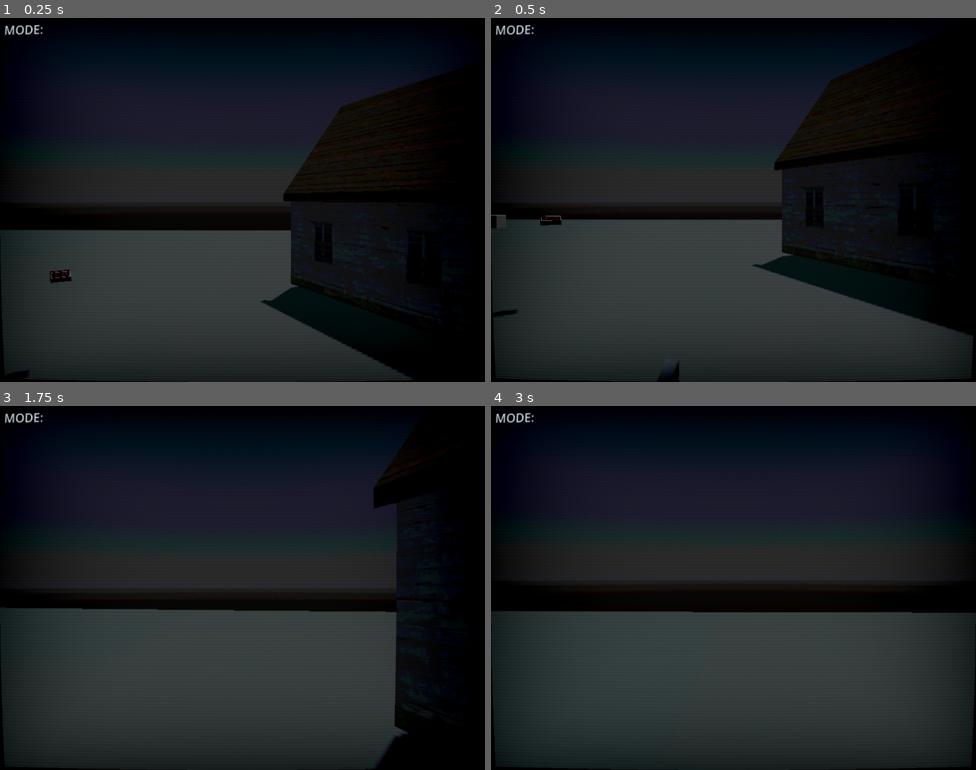
Above: before the commit, frames 1-4 (two rows, left to right).
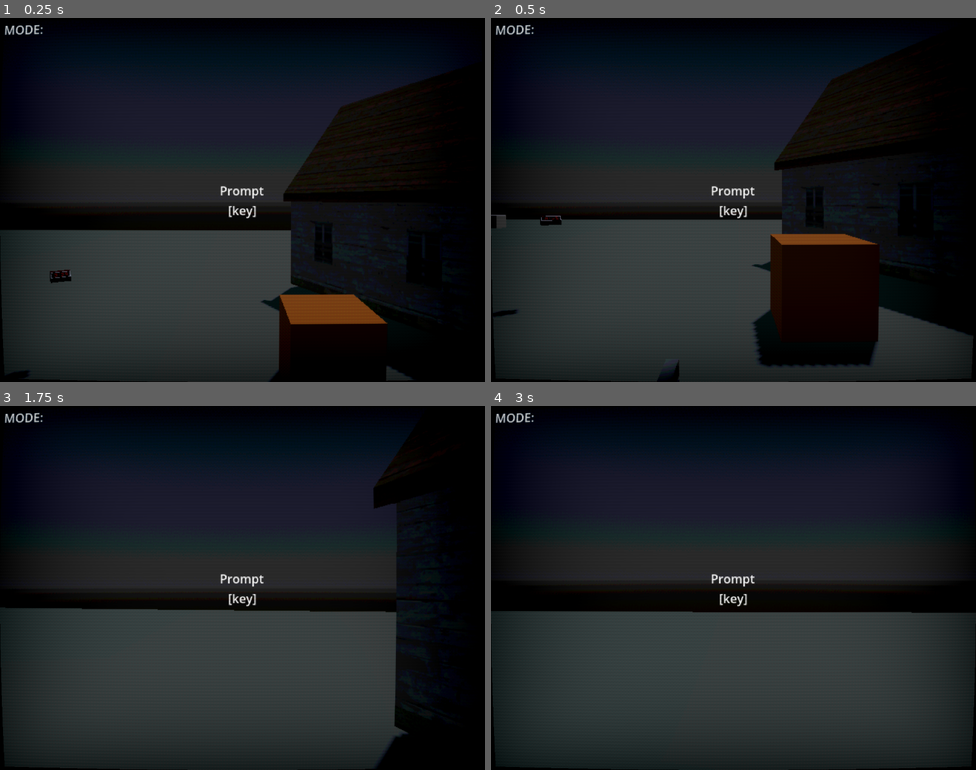
Above: after the commit, the same moments.

Repository: chrisguayara/horror_online
Game: Godot game, scene res://scenes/main.tscn
Two runs of this game, one before a commit and one after it. Both use one fixed random seed, a clock stepped at 60 frames per second and the inputs below.
Inputs (mouse positions are in pixels of both pictures, inside the frame that each line leads up to):
- Up to frame 1 (0.25 s): no input
- Up to frame 2 (0.5 s): no input
- Up to frame 3 (1.75 s): move the mouse to (266, 588) at 0.52 s; hold W (up) from 0.53 s (still down); tap E (interact) at 0.6 s; tap Space (jump) at 0.77, 1.52 s; right-click (266, 588) at 0.8 s; move the mouse to (218, 588) at 1.27 s; right-click (218, 588) at 1.35 s; click (218, 588) at 1.55 s
- Up to frame 4 (3 s): keep holding W (up); move the mouse to (743, 580) at 2.02 s; click (743, 580) at 2.1 s; tap E (interact) at 2.3, 2.85 s; move the mouse to (728, 595) at 2.77 s

The runs differ from the first frame. In frame 1, 4.3% of the frame differs, in the area x 45-80%, y 46-100%; in frame 2, 6.2%, in the area x 45-81%, y 46-96%; in frame 3, 0.2%; in frame 4, 0.2%.

Commit message:
interactdifferences

Diff:
--- a/project.godot
+++ b/project.godot
@@ -95,6 +95,7 @@
 3d_physics/layer_1="player"
 3d_physics/layer_2="ground"
 3d_physics/layer_3="interactables"
+3d_physics/layer_4="enemy"
 
 [rendering]
 
--- /dev/null
+++ b/scenes/inWorld/animals/bunny.tscn
@@ -0,0 +1,28 @@
+[gd_scene load_steps=6 format=3 uid="uid://bj4k8ck2wshw3"]
+
+[ext_resource type="Script" uid="uid://c5u7ojxko1q7y" path="res://scripts/enemies/animal.gd" id="1_m7ck4"]
+[ext_resource type="Script" uid="uid://d8y7vmxfvj7x" path="res://scripts/enemies/shootable.gd" id="2_ifp3e"]
+
+[sub_resource type="BoxMesh" id="BoxMesh_4yh5g"]
+
+[sub_resource type="StandardMaterial3D" id="StandardMaterial3D_dgst0"]
+albedo_color = Color(0.908695, 0.60458, 0.351783, 1)
+
+[sub_resource type="BoxShape3D" id="BoxShape3D_hdxuh"]
+
+[node name="bunny" type="CharacterBody3D"]
+collision_layer = 8
+script = ExtResource("1_m7ck4")
+
+[node name="graphics" type="Node3D" parent="."]
+
+[node name="CSGMesh3D" type="CSGMesh3D" parent="graphics"]
+mesh = SubResource("BoxMesh_4yh5g")
+material = SubResource("StandardMaterial3D_dgst0")
+
+[node name="CollisionShape3D" type="CollisionShape3D" parent="."]
+shape = SubResource("BoxShape3D_hdxuh")
+debug_color = Color(0.272222, 0.150767, 0.520937, 0.42)
+
+[node name="shootable" type="Node3D" parent="."]
+script = ExtResource("2_ifp3e")
--- a/scenes/inWorld/hunting_rifle_inhand.tscn
+++ b/scenes/inWorld/hunting_rifle_inhand.tscn
@@ -32,7 +32,7 @@
 flashModel = ExtResource("3_laq4c")
 
 [node name="Muzzle" type="Marker3D" parent="MuzzleNode"]
-transform = Transform3D(-4.37114e-08, 0, 1, 0, 1, 0, -1, 0, -4.37114e-08, 1.3, 0.182563, -0.0418101)
+transform = Transform3D(1, 0, 1.06581e-14, 0, 1, 0, -1.06581e-14, 0, 1, 0, 0, -1.742)
 
 [node name="Timer" type="Timer" parent="MuzzleNode"]
 wait_time = 0.2
--- a/scenes/main.tscn
+++ b/scenes/main.tscn
@@ -10,6 +10,7 @@
 [ext_resource type="AudioStream" uid="uid://c72ym56mc7plj" path="res://assets/sound/soundfx/pickup.mp3" id="9_eb6dy"]
 [ext_resource type="AudioStream" uid="uid://b3a350oki6al1" path="res://assets/sound/soundfx/playtest.mp3" id="9_ya4ey"]
 [ext_resource type="AudioStream" uid="uid://bqobru71kjwc4" path="res://assets/sound/soundfx/objSounds/shotgun/shotgun_dryfire.wav" id="14_gqmmt"]
+[ext_resource type="PackedScene" uid="uid://bj4k8ck2wshw3" path="res://scenes/inWorld/animals/bunny.tscn" id="16_gqmmt"]
 [ext_resource type="PackedScene" uid="uid://bn5eogv0c0lq8" path="res://assets/models/pickups/huntingRifle.tscn" id="16_muem4"]
 [ext_resource type="Script" uid="uid://dqgomm8ubl6xi" path="res://scripts/UI/uimanager.gd" id="17_0ld40"]
 [ext_resource type="PackedScene" uid="uid://tv8a6n2q7r0q" path="res://scenes/inWorld/hunting_rifle_inhand.tscn" id="17_dp3eg"]
@@ -121,8 +122,25 @@
 [node name="camera" parent="SubViewport/player/head" index="0"]
 keep_aspect = 0
 
-[node name="hand" parent="SubViewport/player/head/camera" index="1"]
+[node name="shootingRay" parent="SubViewport/player/head/camera" index="0" node_paths=PackedStringArray("label")]
+target_position = Vector3(0, 0, -30)
+collision_mask = 8
+debug_shape_custom_color = Color(0.407005, 0.607597, 0.120738, 1)
+label = NodePath("../Label")
+
+[node name="InteractRay" parent="SubViewport/player/head/camera" index="1"]
+collision_mask = 4
+debug_shape_custom_color = Color(0.510941, 0.48979, 0.865396, 1)
+
+[node name="hand" parent="SubViewport/player/head/camera" index="2"]
 transform = Transform3D(1, 0, 0, 0, 1, 0, 0, 0, 1, 0.4, -0.5, -1.1)
+
+[node name="Label" type="Label" parent="SubViewport/player/head/camera" index="3"]
+anchors_preset = 15
+anchor_right = 1.0
+anchor_bottom = 1.0
+grow_horizontal = 2
+grow_vertical = 2
 
 [node name="postFX" type="MeshInstance3D" parent="SubViewport/player"]
 transform = Transform3D(1, 0, 0, 0, 1, 0, 0, 0, 1, 1, -2, -3.74523)
@@ -171,6 +189,11 @@
 [node name="shotGun_Pickup" type="AudioStreamPlayer" parent="SubViewport/Soundmanager"]
 stream = ExtResource("14_gqmmt")
 volume_db = -6.09
+
+[node name="Enemies" type="Node3D" parent="SubViewport"]
+
+[node name="bunny" parent="SubViewport/Enemies" instance=ExtResource("16_gqmmt")]
+transform = Transform3D(1, 0, 0, 0, 1, 0, 0, 0, 1, 0, 0.4, 0)
 
 [node name="CanvasLayer2" type="CanvasLayer" parent="."]
 
--- a/scenes/player.tscn
+++ b/scenes/player.tscn
@@ -1,7 +1,8 @@
-[gd_scene load_steps=6 format=3 uid="uid://bohs6vfsil5ho"]
+[gd_scene load_steps=7 format=3 uid="uid://bohs6vfsil5ho"]
 
 [ext_resource type="Script" uid="uid://blmy0yy26ub0d" path="res://scripts/camera.gd" id="1_3vyb7"]
 [ext_resource type="Script" uid="uid://bdi8pev0qd8kc" path="res://scripts/player.gd" id="1_g2els"]
+[ext_resource type="Script" uid="uid://d25ipp1mljpju" path="res://scripts/interactRay.gd" id="3_dqkch"]
 [ext_resource type="PackedScene" uid="uid://bjnoupe4adxxd" path="res://scripts/interact_ray.tscn" id="3_qhqgy"]
 
 [sub_resource type="CapsuleShape3D" id="CapsuleShape3D_u8vuu"]
@@ -23,7 +24,16 @@
 
 [node name="camera" type="Camera3D" parent="head"]
 
+[node name="shootingRay" type="RayCast3D" parent="head/camera"]
+target_position = Vector3(0, 0, -2)
+collision_mask = 7
+collide_with_areas = true
+script = ExtResource("3_dqkch")
+
 [node name="InteractRay" parent="head/camera" instance=ExtResource("3_qhqgy")]
+target_position = Vector3(0, 0, -30)
+debug_shape_custom_color = Color(0.170856, 0.632033, 0.495872, 1)
+debug_shape_thickness = 4
 
 [node name="hand" type="Marker3D" parent="head/camera"]
 transform = Transform3D(1, 0, 0, 0, 1, 0, 0, 0, 1, 0.4, -0.5, -0.5)
--- /dev/null
+++ b/scripts/enemies/animal.gd
@@ -0,0 +1,12 @@
+extends CharacterBody3D
+
+@export var health: int = 100
+@export var speed: int = 5
+var states = {
+	"idle" : "idle",
+	"alert" : "alert",
+	"dead" : "dead"
+}
+
+func _physics_process(delta):
+	pass
--- /dev/null
+++ b/scripts/enemies/shootable.gd
@@ -0,0 +1,14 @@
+extends Node3D
+class_name Shootable
+
+@export var max_health := 40
+var health := max_health
+
+func take_damage(amount: float, shooter: Node = null) -> void:
+	health -= amount
+	if health <= 0:
+		die()
+
+func die() -> void:
+
+	queue_free()
--- a/scripts/interactRay.gd
+++ b/scripts/interactRay.gd
@@ -1,22 +1,19 @@
 extends RayCast3D
 
 
-@onready var prompt = $Prompt
 
+var gunActive = true
 
+@export var label : Label
 
+var dmg = 45
+func _process(delta):
+	if not gunActive: return
 
-func _process(delta):
-	prompt.text = ""
 	if is_colliding():
+		#label.text = "Colliding"
 		var collider = get_collider()
-
 		if collider is Interactable:
-
-			prompt.text = collider.prompt_msg
 			if Input.is_action_just_pressed("interact"):
-
-				collider.prompt_msg = ""
-				#var p = get_tree().current_scene.get_node("Main/Player")
-				#collider.interact(p)
-				#print("working ")
+				collider.interact()
+				print("SHOTTTT")
--- a/scripts/player.gd
+++ b/scripts/player.gd
@@ -47,6 +47,7 @@
 		inventorymanager.current_item.reload()
 	if Input.is_action_just_pressed("scope") and inventorymanager.current_item:
 		isscoped = inventorymanager.current_item.scope()
+
 		head.scoped(isscoped)
 	if Input.is_action_just_pressed("settings"):
 		head.settingsToggle()
--- a/scripts/weapon/huntingrifle/huntingriflelogic.gd
+++ b/scripts/weapon/huntingrifle/huntingriflelogic.gd
@@ -17,6 +17,7 @@
 @onready var sound_manager = $soundManager
 @onready var fire_timer = Timer.new()
 @onready var reload_timer = Timer.new()
+@onready var graphics = $Graphics
 
 func _ready():
 	add_child(fire_timer)
@@ -78,6 +79,7 @@
 		return
 	scoped = not scoped
 	uimanager.scope(scoped)
+	graphics.visible = not scoped
 	return scoped
 
 
Not shown: 1 places in scenes/main.tscn that only renumber resources
Not shown, added: scripts/enemies/animal.gd.uid
Not shown, added: scripts/enemies/shootable.gd.uid
